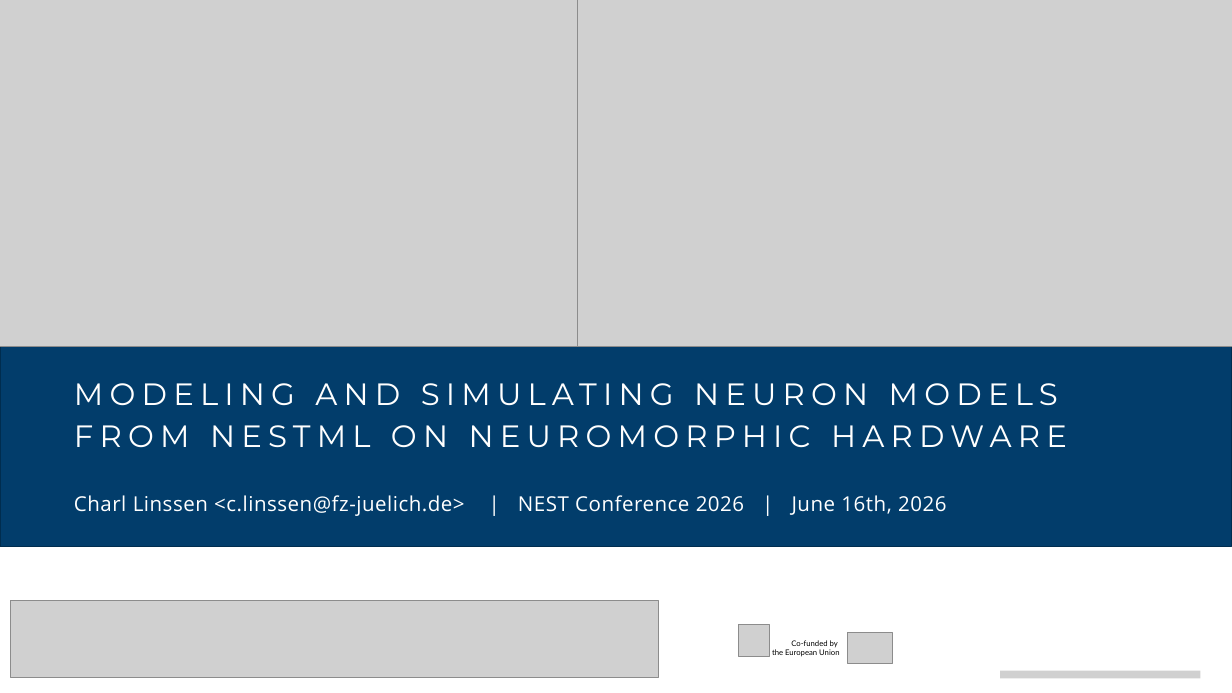
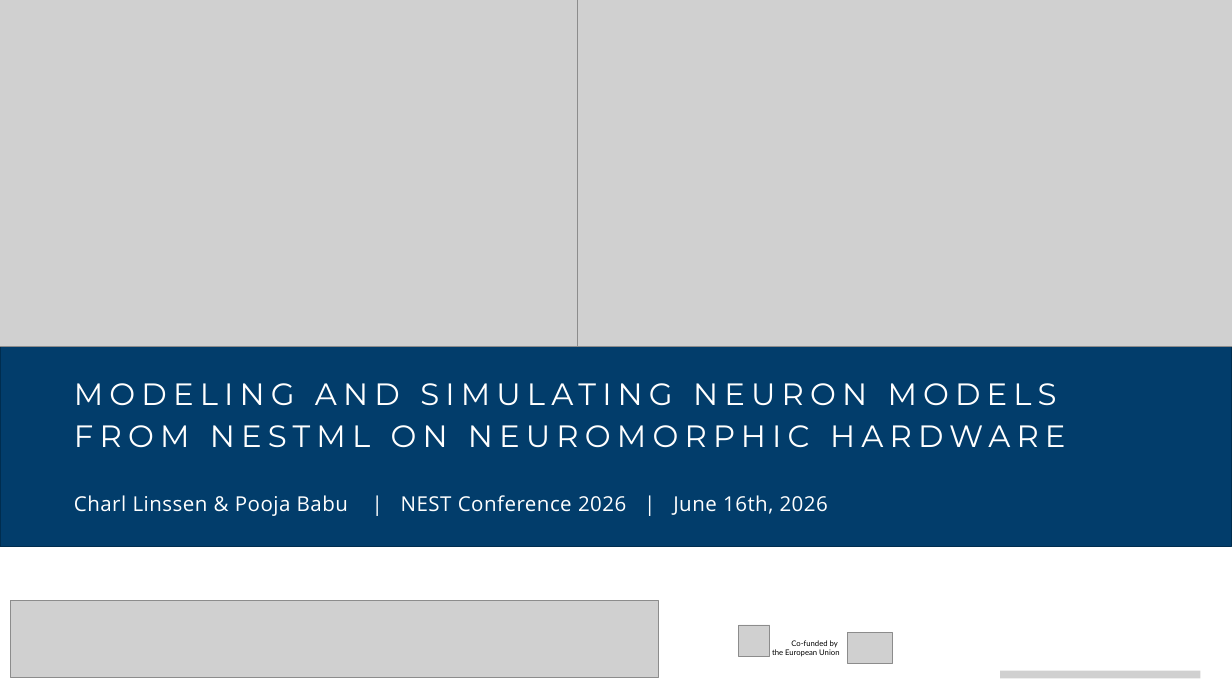
Before and after one commit to clinssen/ebrains-nestml-spinnaker, a slide deck: slide 1 of spinnaker-ebrains-at-NEST-Conference-2026.pptx. Drawn at 1232x693 pixels with LibreOffice and Linux fonts; fonts in the diff are those of the drawing; grey boxes stand for pictures; background and template pictures are left out. Boxes give left, top, right and bottom in pixels: in the first picture for what was removed or moved away, otherwise in the second. Text is boxed around its words. In the diff, an @@ line names an element or a change of style, - is before the commit and + after.

Commit message:
updated slides

```diff
--- a/spinnaker-ebrains-at-NEST-Conference-2026.pptx
+++ b/spinnaker-ebrains-at-NEST-Conference-2026.pptx
@@ text "MODELING AND SIMULATING NEURON MODELS ..." at box(74, 383, 1065, 448): letter spacing 4.9 to 4.8 pt @@
@@ text at box(74, 495, 828, 516): text changed @@
-Charl Linssen <c.linssen@fz-juelich.de> | NEST Conference 2026 | June 16th, 2026
+Charl Linssen & Pooja Babu | NEST Conference 2026 | June 16th, 2026
```
Also in this commit, not shown: 5 other slides changed, 1 other file.
